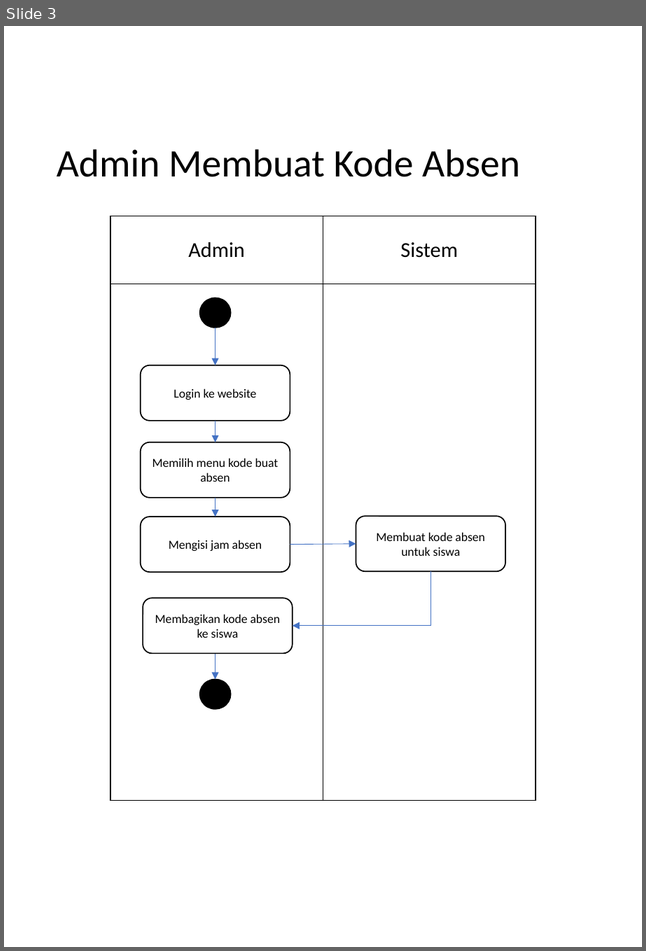
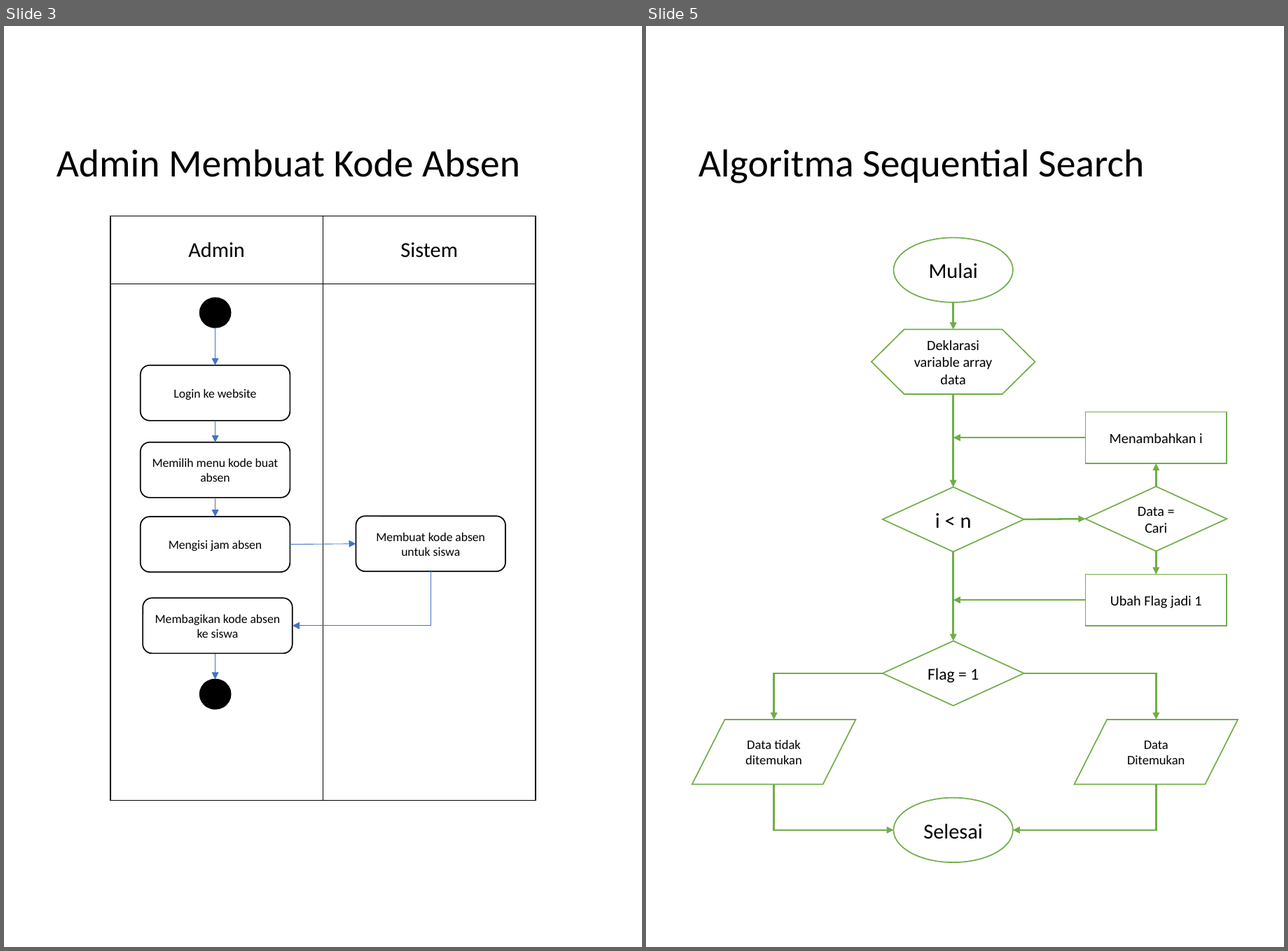
Before and after one commit to ilham513/mypresence, a slide deck: desain/flowchart.pptx. Shown side by side, each under a label of ours: slide 3 before the commit, slides 3 and 5 after it; the slides between them are not shown. The pictures are 646x951 and 1288x951 pixels, drawn with LibreOffice and Linux fonts; fonts in the diff are those of the drawing. Boxes give left, top, right and bottom in pixels: in the first picture for what was removed or moved away, otherwise in the second. Text is boxed around its words. In the diff, an @@ line names an element or a change of style, - is before the commit and + after.

```diff
--- a/desain/flowchart.pptx
+++ b/desain/flowchart.pptx
@@ slide 5 added at (646, 26, 1284, 947), background #FFFFFF @@
@@ title added at (698, 149, 1144, 184), 33 pt, text #000000 @@
+Algoritma Sequential Search
@@ group added at (692, 237, 1237, 862): 8 arrows, 4 elbow arrows, 3 diamonds, 2 ellipses, 2 rectangles, 2 flow chart input outputs, 1 flow chart preparation @@
+Mulai
+Selesai
+Deklarasi variable array data
+i < n
+Data = Cari
+Menambahkan i
+Ubah Flag jadi 1
+Flag = 1
+Data tidak ditemukan
+Data Ditemukan
```
Also in this commit, not shown: 2 slides changed, 1 slide removed.
